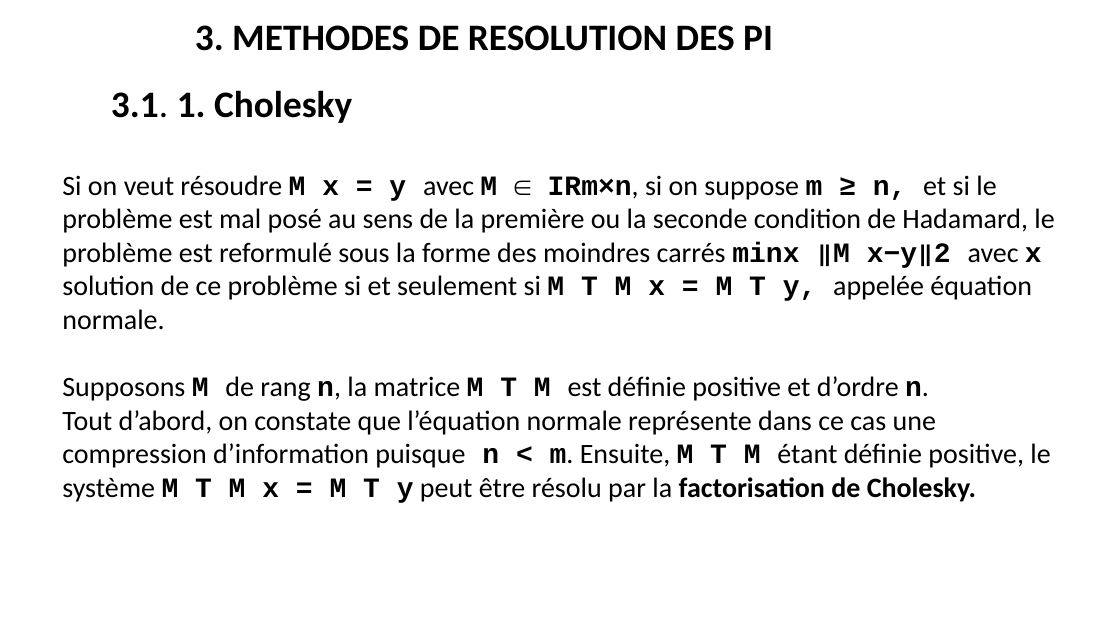
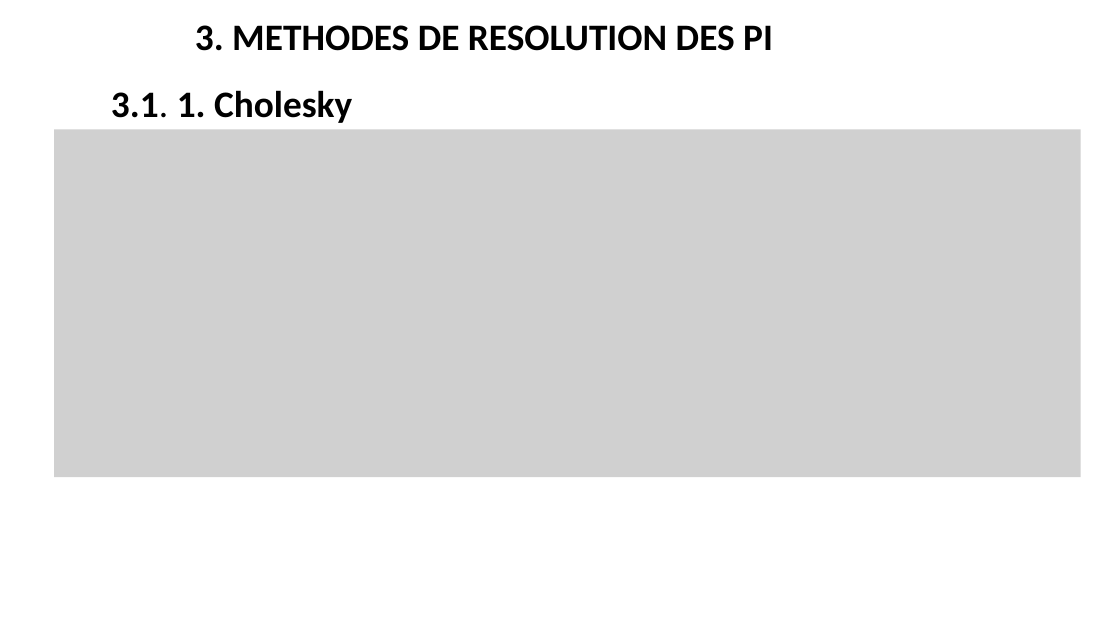
Before and after one commit to BenSaintKoff/COURS-ENSEA, a slide deck: slide 15 of LES PROBLEMES INVERSES.pptx. Drawn at 1120x630 pixels with LibreOffice and Linux fonts; fonts in the diff are those of the drawing; grey boxes stand for pictures. Boxes give left, top, right and bottom in pixels: in the first picture for what was removed or moved away, otherwise in the second. Text is boxed around its words. In the diff, an @@ line names an element or a change of style, - is before the commit and + after.

```diff
--- a/LES PROBLEMES INVERSES.pptx
+++ b/LES PROBLEMES INVERSES.pptx
@@ picture added at (54,129,1081,477) @@
@@ text removed at (62,175,1054,503) @@
-Si on veut résoudre M x = y avec M ∈ IRm×n, si on suppose m ≥ n, et si le problème est mal posé au sens de la première ou la seconde condition de Hadamard, le problème est reformulé sous la forme des moindres carrés minx ‖M x−y‖2 avec x solution de ce problème si et seulement si M T M x = M T y, appelée équation normale.
-Supposons M de rang n, la matrice M T M est déﬁnie positive et d’ordre n.
-Tout d’abord, on constate que l’équation normale représente dans ce cas une compression d’information puisque n < m. Ensuite, M T M étant déﬁnie positive, le système M T M x = M T y peut être résolu par la factorisation de Cholesky.
```
Also in this commit, not shown: 9 other slides changed, 11 slides added.
